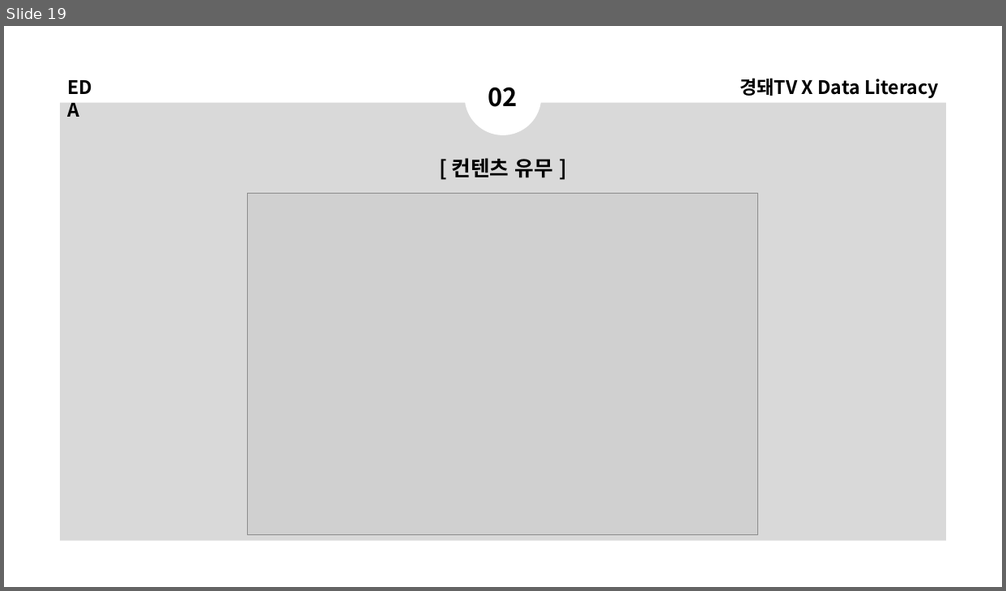
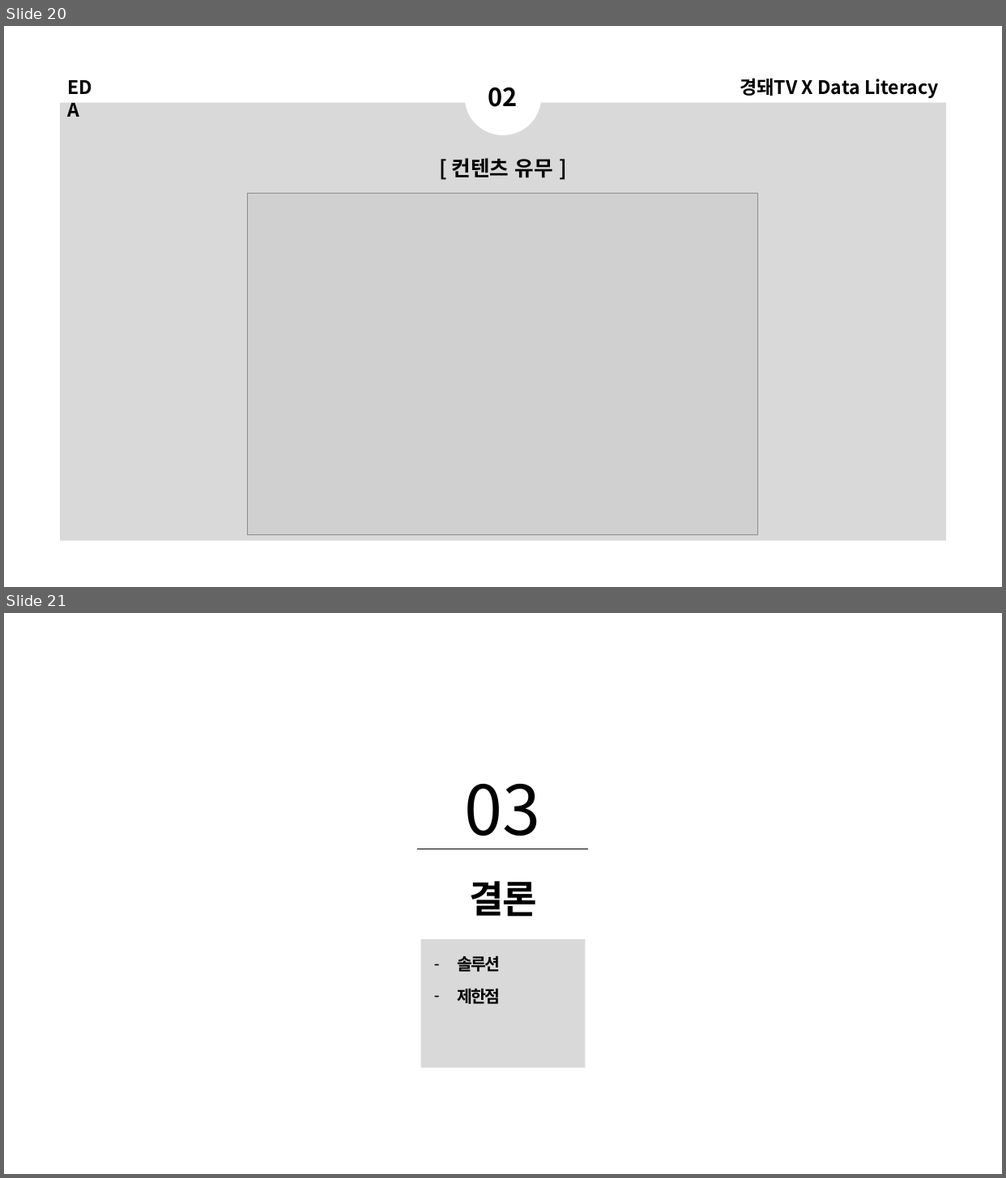
Before and after one commit to DominKim/Data_literacy, a slide deck: 2.프로젝트/1.경돼/5.분석결과/경돼x데이터리터러시.pptx. Shown one above the other, each under a label of ours: slide 19 before the commit, slides 20 and 21 after it. The pictures are 1006x591 and 1006x1178 pixels, drawn with LibreOffice and Linux fonts; fonts in the diff are those of the drawing; grey boxes stand for pictures. Boxes give left, top, right and bottom in pixels: in the first picture for what was removed or moved away, otherwise in the second. Text is boxed around its words. In the diff, an @@ line names an element or a change of style, - is before the commit and + after.

```diff
--- a/2.프로젝트/1.경돼/5.분석결과/경돼x데이터리터러시.pptx
+++ b/2.프로젝트/1.경돼/5.분석결과/경돼x데이터리터러시.pptx
@@ slide 21 added at [4, 613, 1002, 1174], background #FFFFFF @@
@@ group added at [417, 784, 589, 1068]: 3 texts, 1 line, 1 rectangle @@
+03
+결론
+– 솔루션
+– 제한점
@@ what was slide 19 is now slide 20 @@
```
Also in this commit, not shown: 5 other slides added, 3 slides removed, 1 other file.
